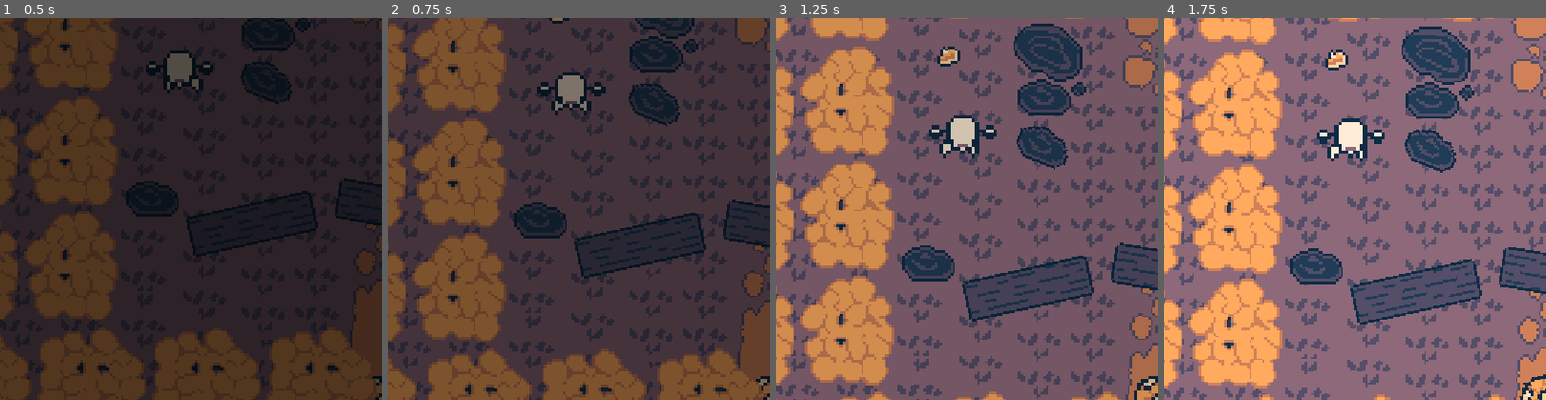
Above: before the commit, frames 1-4 (left to right).
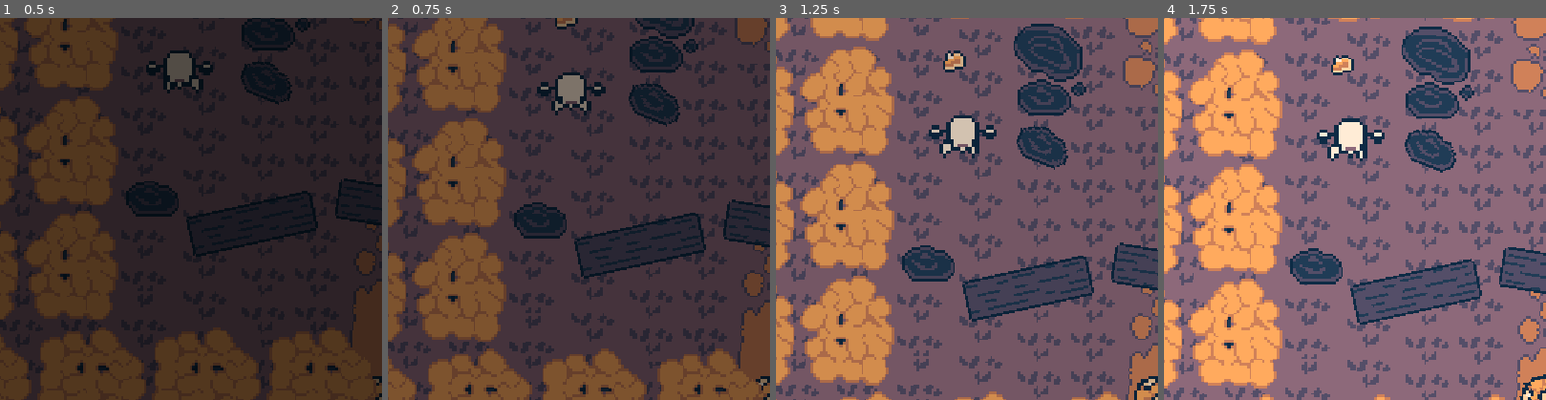
Above: after the commit, the same moments.

Repository: QuoteGenerator/Jame_Gam_Halloween
Game: Godot game, scene res://Tutorial_Area.tscn
Two runs of this game, one before a commit and one after it. Both use one fixed random seed, a clock stepped at 60 frames per second and the inputs below. This scene is started directly instead of the project's main scene.
Inputs (mouse positions are % of the whole screen's width and height, from its top left):
- Up to frame 1 (0.5 s): no input
- Up to frame 2 (0.75 s): move the mouse to (72, 45) at 0.52 s; hold D from 0.53 s (still down)
- Up to frame 3 (1.25 s): keep holding D
- Up to frame 4 (1.75 s): move the mouse to (30, 55) at 1.27 s; release D at 1.28 s; hold S from 1.28 s (still down)
The pictures show only the part of the screen within x 0-50%, y 0-50%; the shares and areas given below are measured in that part.

Frame 1 is identical in both runs. In frame 2, 0.2% of the frame differs, in the area x 42-50%, y 0-3%; in frame 3, 0.4%; in frame 4, 0.4%, in the area x 42-50%, y 8-15%.

Commit message:
TBC_UI work

Diff:
--- a/Jame_GAM_HALLOWEN_FIX/jame-gam-halloween/Player.tscn
+++ b/Jame_GAM_HALLOWEN_FIX/jame-gam-halloween/Player.tscn
@@ -4,6 +4,8 @@
 [ext_resource type="Texture2D" uid="uid://cynlxv1u1jnyg" path="res://Assets/Sprites/pumpkin.png" id="2_7ygsn"]
 
 [sub_resource type="CircleShape2D" id="CircleShape2D_0rwas"]
+
+[sub_resource type="CircleShape2D" id="CircleShape2D_ogq8d"]
 
 [node name="Player" type="CharacterBody2D" unique_id=1519202898 groups=["player"]]
 rotation = 1.5707964
@@ -19,3 +21,12 @@
 
 [node name="Camera2D" type="Camera2D" parent="." unique_id=1764832438]
 zoom = Vector2(4, 4)
+
+[node name="PickUpArea" type="Area2D" parent="." unique_id=2145051651]
+
+[node name="CollisionShape2D" type="CollisionShape2D" parent="PickUpArea" unique_id=838253084]
+scale = Vector2(1.1, 1.1)
+shape = SubResource("CircleShape2D_ogq8d")
+debug_color = Color(0.6671774, 0.51126325, 0, 0.41960785)
+
+[connection signal="area_entered" from="PickUpArea" to="." method="_on_pickup_area_area_entered"]
--- a/Jame_GAM_HALLOWEN_FIX/jame-gam-halloween/Scripts/GameState.gd
+++ b/Jame_GAM_HALLOWEN_FIX/jame-gam-halloween/Scripts/GameState.gd
@@ -7,3 +7,8 @@
 
 var player_mana: int = 25
 var player_max_mana: int = 25
+var items:Array = [
+		{"Amount": 0, "Name": "pumpkin_pie"},
+		{"Amount": 0, "Name": "pumpkin_soup"},
+		{"Amount": 0, "Name": "pumpkin_spice_latte"}
+	]
--- a/Jame_GAM_HALLOWEN_FIX/jame-gam-halloween/Scripts/basicAtk_btn.gd
+++ b/Jame_GAM_HALLOWEN_FIX/jame-gam-halloween/Scripts/combat_button.gd
@@ -2,6 +2,8 @@
 
 @onready var label: Label = $Label
 @onready var CombatUI: CanvasLayer = $"../../.."
+
+
 
 # Called when the node enters the scene tree for the first time.
 func _ready() -> void:
@@ -21,5 +23,4 @@
 	label.position = Vector2(56.5, 20)
 
 func _on_pressed() -> void:
-	CombatUI.current_enemy.health -= 5
-	CombatUI.update_enemy_stats()
+	CombatUI.Player_Basic_Attack()
--- a/Jame_GAM_HALLOWEN_FIX/jame-gam-halloween/Scripts/combat_ui.gd
+++ b/Jame_GAM_HALLOWEN_FIX/jame-gam-halloween/Scripts/combat_ui.gd
@@ -11,13 +11,28 @@
 @onready var playerNameLabel: Label = $Panel/Control/PlayerName
 @onready var playerStatsLabel: Label = $Panel/Control/PlayerStats
 
+@onready var turnLabel: Label = $Panel/Control/TurnLabel
+
+@onready var pumpkin_pie_amount_label: Label = $Panel/Control/pumpkin_pie_button/pumpkin_pie_amount
+@onready var pumpkin_soup_amount_label: Label = $Panel/Control/pumpkin_soup_button/pumpkin_soup_amount
+@onready var pumpkin_spice_latte_amount_label: Label = $Panel/Control/pumpkin_spice_latte_button/pumpkin_spice_latte_amount
+
+var playersTurn:bool = true
+var enemysTurn:bool = false
+
 func _ready() -> void:
 	visible = false
+	turnLabel.text = "* YOUR TURN *"
 
 
 func start_combat(enemy: CharacterBody2D, player: CharacterBody2D) -> void:
+	playersTurn = true
+
+	enemysTurn = false
 	current_enemy = enemy
 	current_player = player
+
+	showItemAmount()
 
 	visible = true
 
@@ -59,9 +74,47 @@
 	"HP: " + str(current_enemy.health) + "/" + str(current_enemy.max_health) + "    "\
 	+ "MANA: " + str(current_enemy.mana) + "/" + str(current_enemy.max_mana)
 
+	Enemy_Attack()
+
+
 func end_combat():
 	current_enemy.queue_free()
 
 	current_enemy = null
 	visible = false
 	get_tree().paused = false
+
+func Player_Basic_Attack():
+	if playersTurn:
+		turnLabel.text = "* YOUR TURN *"
+		current_enemy.health -= 5
+		playersTurn = false
+		enemysTurn = true
+		update_enemy_stats()
+
+
+func Enemy_Attack():
+	if enemysTurn:
+		turnLabel.modulate = Color(255,0,0)
+		turnLabel.text = "*" + current_enemy.enemy_name + "*"
+		await get_tree().create_timer(2.0, true).timeout
+		current_player.health -= 5
+		GameState.player_health -= 5
+		playersTurn = true
+		enemysTurn = false
+		update_player_stats()
+		turnLabel.modulate = Color(255,255,255)
+		turnLabel.text = "* YOUR TURN *"
+
+
+func showItemAmount():
+
+	var pumpkin_pie_amount = GameState.items[0].Amount
+	var pumpkin_soup_amount = GameState.items[1].Amount
+	var pumpkin_spice_latte_amount = GameState.items[2].Amount
+
+
+
+	pumpkin_pie_amount_label.text = str(pumpkin_pie_amount) + "x"
+	pumpkin_soup_amount_label.text = str(pumpkin_soup_amount) + "x"
+	pumpkin_spice_latte_amount_label.text = str(pumpkin_spice_latte_amount) + "x"
--- a/Jame_GAM_HALLOWEN_FIX/jame-gam-halloween/Scripts/player.gd
+++ b/Jame_GAM_HALLOWEN_FIX/jame-gam-halloween/Scripts/player.gd
@@ -46,3 +46,24 @@
 
 func on_mouse_entered() -> void:
 	pass # Replace with function body.
+
+
+func _on_pickup_area_area_entered(area: Area2D) -> void:
+	if area.name == "pumpkin_pie":
+		add_item("pumpkin_pie")
+		area.queue_free()
+
+	elif area.name == "pumpkin_soup":
+		add_item("pumpkin_soup")
+		area.queue_free()
+
+	elif area.name == "pumpkin_spice_latte":
+		add_item("pumpkin_spice_latte")
+		area.queue_free()
+
+func add_item(item_name: String) -> void:
+	for item in GameState.items:
+		if item["Name"] == item_name:
+			item["Amount"] += 1
+			print(item["Name"], ": ", item["Amount"])
+			return
--- a/Jame_GAM_HALLOWEN_FIX/jame-gam-halloween/Tutorial_Area.tscn
+++ b/Jame_GAM_HALLOWEN_FIX/jame-gam-halloween/Tutorial_Area.tscn
@@ -253,9 +253,6 @@
 position = Vector2(10, 26.999998)
 rotation = 1.7418386
 
-[node name="PumpkinPie" parent="." unique_id=538749438 instance=ExtResource("13_0b11v")]
-position = Vector2(-79, -58)
-
 [node name="BlackScreen" type="ColorRect" parent="." unique_id=1909973100]
 visible = false
 z_index = 4096
@@ -307,6 +304,9 @@
 [node name="RemoteTransform2D" type="RemoteTransform2D" parent="Path2D2/PathFollow2D" unique_id=1149099821]
 rotation = 3.1415927
 
+[node name="pumpkin_pie" parent="." unique_id=383099381 instance=ExtResource("13_0b11v")]
+position = Vector2(-77, -56)
+
 [connection signal="body_entered" from="SceneSwitch" to="SceneSwitch" method="_on_body_entered"]
 [connection signal="body_exited" from="SceneSwitch" to="SceneSwitch" method="_on_body_exited"]
 [connection signal="timeout" from="Timer" to="SceneSwitch" method="_on_timer_timeout"]
--- a/Jame_GAM_HALLOWEN_FIX/jame-gam-halloween/combat_ui.tscn
+++ b/Jame_GAM_HALLOWEN_FIX/jame-gam-halloween/combat_ui.tscn
@@ -7,8 +7,11 @@
 [ext_resource type="Texture2D" uid="uid://3p516f8hyijh" path="res://Assets/Sprites/tbc_sprites/tbc_ghost_idle.png" id="4_rltsl"]
 [ext_resource type="Texture2D" uid="uid://bff4kwnc84o5r" path="res://Assets/Sprites/Buttons/spell_btn.png" id="4_ucios"]
 [ext_resource type="Texture2D" uid="uid://fbyannyqvm5f" path="res://Assets/Sprites/Buttons/spell_hover.png" id="5_6coxg"]
-[ext_resource type="Script" uid="uid://cm3jn8nc0g3y8" path="res://Scripts/basicAtk_btn.gd" id="6_tnwwt"]
+[ext_resource type="Script" uid="uid://cm3jn8nc0g3y8" path="res://Scripts/combat_button.gd" id="6_tnwwt"]
 [ext_resource type="FontFile" uid="uid://dx2uphxemt1ij" path="res://Assets/PixeloidSans-Bold.otf" id="7_akiti"]
+[ext_resource type="Texture2D" uid="uid://kay1mmbidjs2" path="res://Assets/Sprites/Consumables/pumpkin_soup.png" id="10_6coxg"]
+[ext_resource type="Texture2D" uid="uid://bd6i66vvrqfcu" path="res://Assets/Sprites/Consumables/pumpkin_spice_latte.png" id="10_tnwwt"]
+[ext_resource type="Texture2D" uid="uid://mq7782la3467" path="res://Assets/Sprites/Consumables/pumpkin_pie.png" id="11_tnwwt"]
 
 [sub_resource type="Animation" id="Animation_rltsl"]
 length = 0.001
@@ -237,6 +240,85 @@
 theme_override_styles/pressed = SubResource("StyleBoxTexture_vivmo")
 theme_override_styles/hover = SubResource("StyleBoxTexture_57qmd")
 
+[node name="pumpkin_spice_latte_button" type="Button" parent="Panel/Control" unique_id=1131345316]
+layout_mode = 0
+offset_left = 963.0
+offset_top = 1058.0
+offset_right = 1083.0
+offset_bottom = 1114.0
+theme_override_styles/normal = SubResource("StyleBoxTexture_g4v7s")
+theme_override_styles/pressed = SubResource("StyleBoxTexture_vivmo")
+theme_override_styles/hover = SubResource("StyleBoxTexture_57qmd")
+
+[node name="pumpkin_spice_latte_amount" type="Label" parent="Panel/Control/pumpkin_spice_latte_button" unique_id=375500418]
+clip_contents = true
+layout_mode = 0
+offset_left = 8.0
+offset_top = 15.0
+offset_right = 41.0
+offset_bottom = 41.0
+theme_override_fonts/font = ExtResource("7_akiti")
+theme_override_font_sizes/font_size = 21
+text = "5x"
+
+[node name="pumpkin_spice_latte" type="Sprite2D" parent="Panel/Control/pumpkin_spice_latte_button" unique_id=648126351]
+position = Vector2(79.000015, 27.000004)
+rotation = 0.29926115
+scale = Vector2(3.1249976, 3.1249976)
+texture = ExtResource("10_tnwwt")
+
+[node name="pumpkin_soup_button" type="Button" parent="Panel/Control" unique_id=88852179]
+layout_mode = 0
+offset_left = 1038.0
+offset_top = 958.0
+offset_right = 1158.0
+offset_bottom = 1014.0
+theme_override_styles/normal = SubResource("StyleBoxTexture_g4v7s")
+theme_override_styles/pressed = SubResource("StyleBoxTexture_vivmo")
+theme_override_styles/hover = SubResource("StyleBoxTexture_57qmd")
+
+[node name="pumpkin_soup_amount" type="Label" parent="Panel/Control/pumpkin_soup_button" unique_id=683353571]
+layout_mode = 0
+offset_left = 7.0
+offset_top = 15.0
+offset_right = 40.0
+offset_bottom = 41.0
+theme_override_fonts/font = ExtResource("7_akiti")
+theme_override_font_sizes/font_size = 21
+text = "0x"
+
+[node name="pumpkin_soup" type="Sprite2D" parent="Panel/Control/pumpkin_soup_button" unique_id=377064275]
+position = Vector2(84, 26.000006)
+rotation = -0.04419857
+scale = Vector2(3.9444416, 3.9444416)
+texture = ExtResource("10_6coxg")
+
+[node name="pumpkin_pie_button" type="Button" parent="Panel/Control" unique_id=1331403307]
+layout_mode = 0
+offset_left = 885.0
+offset_top = 958.0
+offset_right = 1005.0
+offset_bottom = 1014.0
+theme_override_styles/normal = SubResource("StyleBoxTexture_g4v7s")
+theme_override_styles/pressed = SubResource("StyleBoxTexture_vivmo")
+theme_override_styles/hover = SubResource("StyleBoxTexture_57qmd")
+
+[node name="pumpkin_pie_amount" type="Label" parent="Panel/Control/pumpkin_pie_button" unique_id=399558932]
+layout_mode = 0
+offset_left = 9.0
+offset_top = 15.0
+offset_right = 42.0
+offset_bottom = 41.0
+theme_override_fonts/font = ExtResource("7_akiti")
+theme_override_font_sizes/font_size = 21
+text = "3x"
+
+[node name="pumpkin_pie" type="Sprite2D" parent="Panel/Control/pumpkin_pie_button" unique_id=973696029]
+position = Vector2(80, 27)
+rotation = -0.07870076
+scale = Vector2(5.3799896, 5.3799896)
+texture = ExtResource("11_tnwwt")
+
 [node name="S3" type="Button" parent="Panel/Control" unique_id=1227104619]
 layout_mode = 0
 offset_left = 53.0
@@ -299,7 +381,7 @@
 theme_override_font_sizes/font_size = 21
 text = "HP: 10/10    MANA: 5/5"
 
-[node name="Label" type="Label" parent="Panel/Control" unique_id=2030402740]
+[node name="TurnLabel" type="Label" parent="Panel/Control" unique_id=2030402740]
 clip_contents = true
 layout_mode = 1
 anchors_preset = 5
--- a/Jame_GAM_HALLOWEN_FIX/jame-gam-halloween/main.tscn
+++ b/Jame_GAM_HALLOWEN_FIX/jame-gam-halloween/main.tscn
@@ -11,6 +11,7 @@
 [ext_resource type="PackedScene" uid="uid://cvh34udiaksh4" path="res://combat_ui.tscn" id="10_4c57u"]
 [ext_resource type="Script" uid="uid://cxoex0y00mwbg" path="res://Scripts/scene_switch.gd" id="11_dg77c"]
 [ext_resource type="PackedScene" uid="uid://ckiiat4ysplny" path="res://Ghost_Enemy.tscn" id="11_efxa6"]
+[ext_resource type="PackedScene" uid="uid://dsm14bv6t17br" path="res://pumpkin_pie.tscn" id="12_dg77c"]
 
 [sub_resource type="Curve2D" id="Curve2D_efxa6"]
 _data = {
@@ -260,6 +261,9 @@
 wait_time = 2.0
 one_shot = true
 
+[node name="pumpkin_pie" parent="." unique_id=383099381 instance=ExtResource("12_dg77c")]
+position = Vector2(0, 7)
+
 [connection signal="body_entered" from="SceneSwitch" to="SceneSwitch" method="_on_body_entered"]
 [connection signal="body_exited" from="SceneSwitch" to="SceneSwitch" method="_on_body_exited"]
 [connection signal="timeout" from="Timer" to="SceneSwitch" method="_on_timer_timeout"]
--- a/Jame_GAM_HALLOWEN_FIX/jame-gam-halloween/pumpkin_pie.tscn
+++ b/Jame_GAM_HALLOWEN_FIX/jame-gam-halloween/pumpkin_pie.tscn
@@ -5,7 +5,7 @@
 [sub_resource type="CircleShape2D" id="CircleShape2D_g4v7s"]
 radius = 5.0990195
 
-[node name="PumpkinPie" type="Area2D" unique_id=383099381]
+[node name="pumpkin_pie" type="Area2D" unique_id=383099381]
 
 [node name="PumpkinPie" type="Sprite2D" parent="." unique_id=1955978041]
 texture = ExtResource("1_rm7hs")
--- a/Jame_GAM_HALLOWEN_FIX/jame-gam-halloween/pumpkin_soup.tscn
+++ b/Jame_GAM_HALLOWEN_FIX/jame-gam-halloween/pumpkin_soup.tscn
@@ -5,7 +5,7 @@
 [sub_resource type="CircleShape2D" id="CircleShape2D_g4v7s"]
 radius = 5.0
 
-[node name="Area2D" type="Area2D" unique_id=2003987931]
+[node name="pumpkin_soup" type="Area2D" unique_id=2003987931]
 
 [node name="PumpkinSoup" type="Sprite2D" parent="." unique_id=1030875474]
 texture = ExtResource("1_n0crx")
Renamed: Jame_GAM_HALLOWEN_FIX/jame-gam-halloween/Scripts/basicAtk_btn.gd.uid -> Jame_GAM_HALLOWEN_FIX/jame-gam-halloween/Scripts/combat_button.gd.uid
